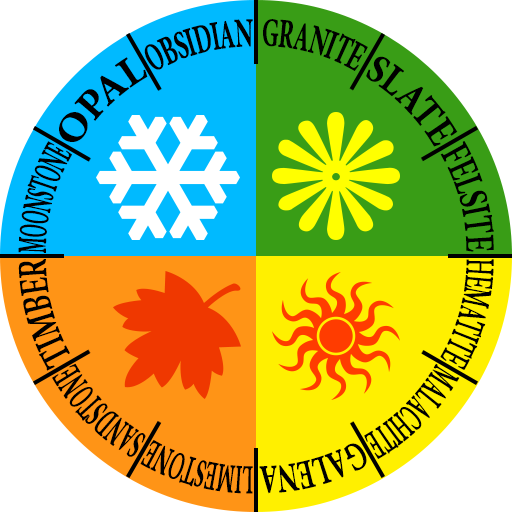
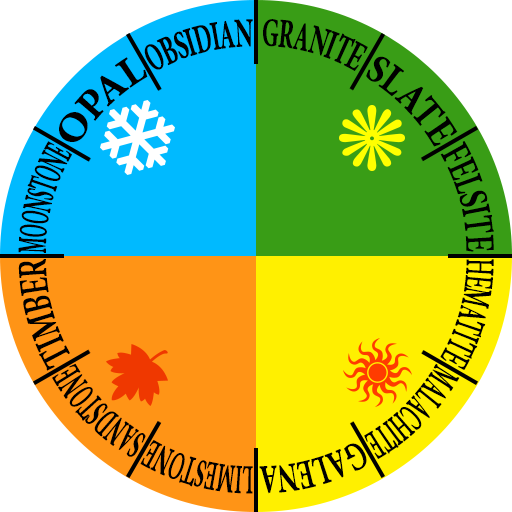
Layered file, before and after one edit (512 x 512). Changes by layer:
painted on "Shape 4" over left=106, top=271, right=241, bottom=406
painted on "Shape 3" over left=272, top=272, right=412, bottom=407
painted on "Shape 2" over left=272, top=105, right=405, bottom=240
painted on "Shape 1" over left=96, top=100, right=240, bottom=240
